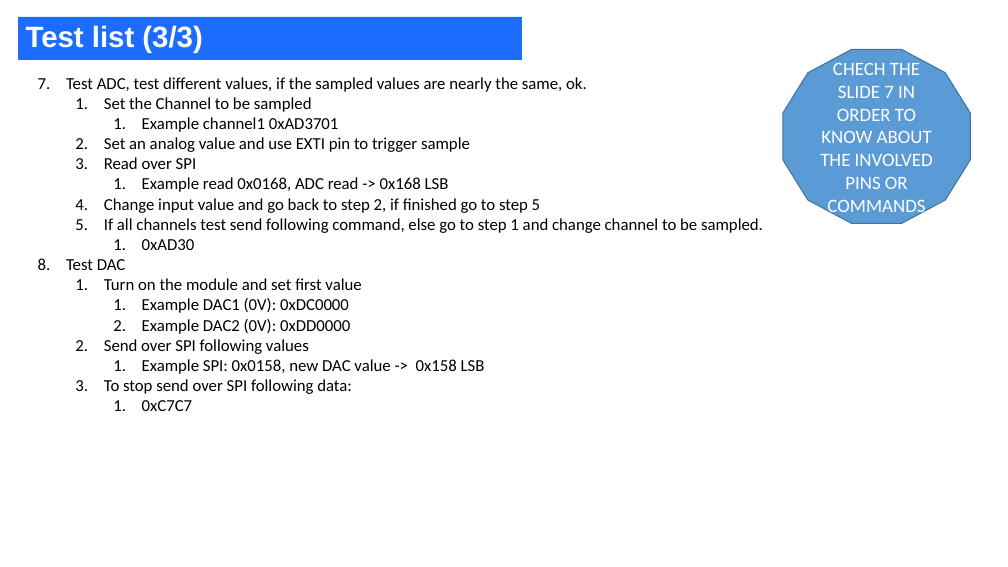
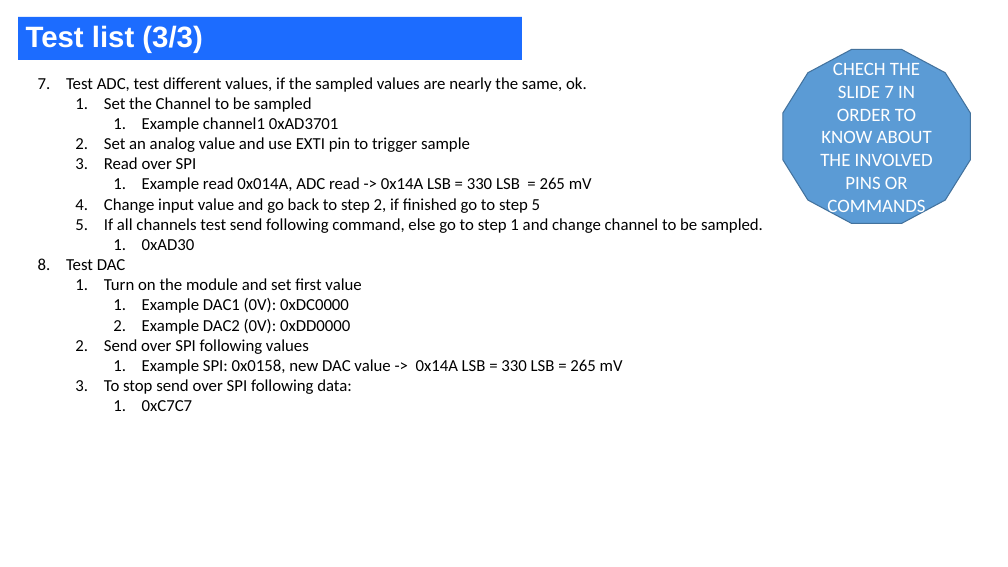
Before and after one commit to JosepIzquierdoMPS/Debug-MPF-32020, a slide deck: slide 10 of FirmwareTransfer_Report.pptx. Drawn at 1008x567 pixels with LibreOffice and Linux fonts; fonts in the diff are those of the drawing. Boxes give left, top, right and bottom in pixels: in the first picture for what was removed or moved away, otherwise in the second. Text is boxed around its words. In the diff, an @@ line names an element or a change of style, - is before the commit and + after.

Commit message:
adding more info to ppt

```diff
--- a/FirmwareTransfer_Report.pptx
+++ b/FirmwareTransfer_Report.pptx
@@ text at bbox=[142, 177, 592, 192]: text changed @@
-    1. Example read 0x0168, ADC read -> 0x168 LSB
+    1. Example read 0x014A, ADC read -> 0x14A LSB = 330 LSB = 265 mV
@@ text at bbox=[142, 359, 623, 374]: text changed @@
-    1. Example SPI: 0x0158, new DAC value -> 0x158 LSB
+    1. Example SPI: 0x0158, new DAC value -> 0x14A LSB = 330 LSB = 265 mV
```
